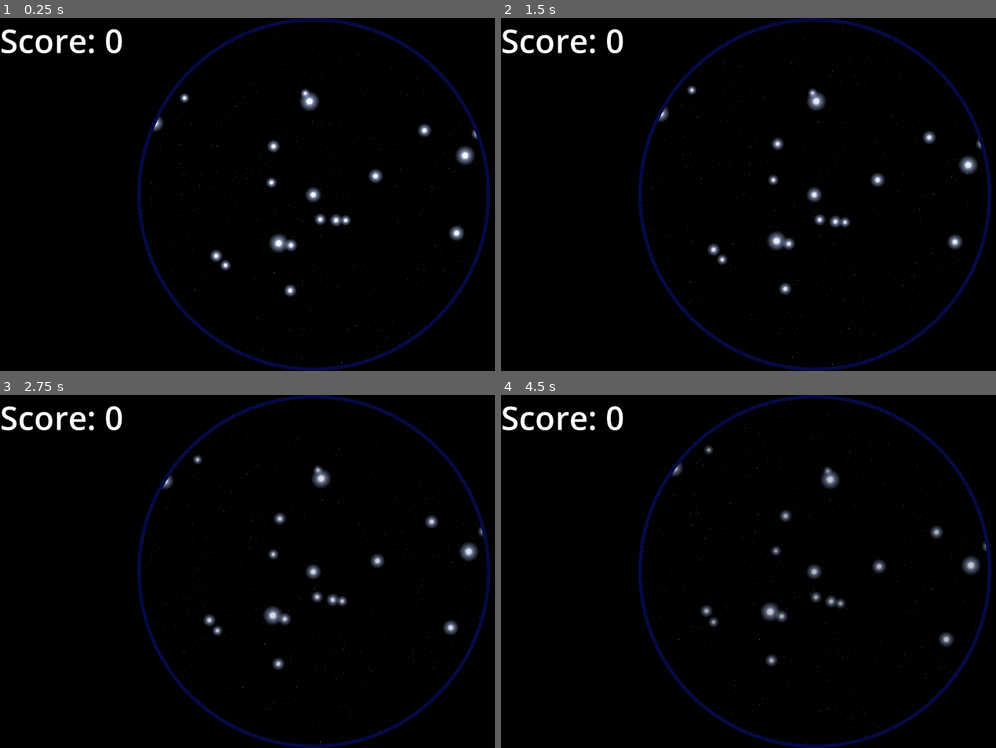
Above: before the commit, frames 1-4 (two rows, left to right).
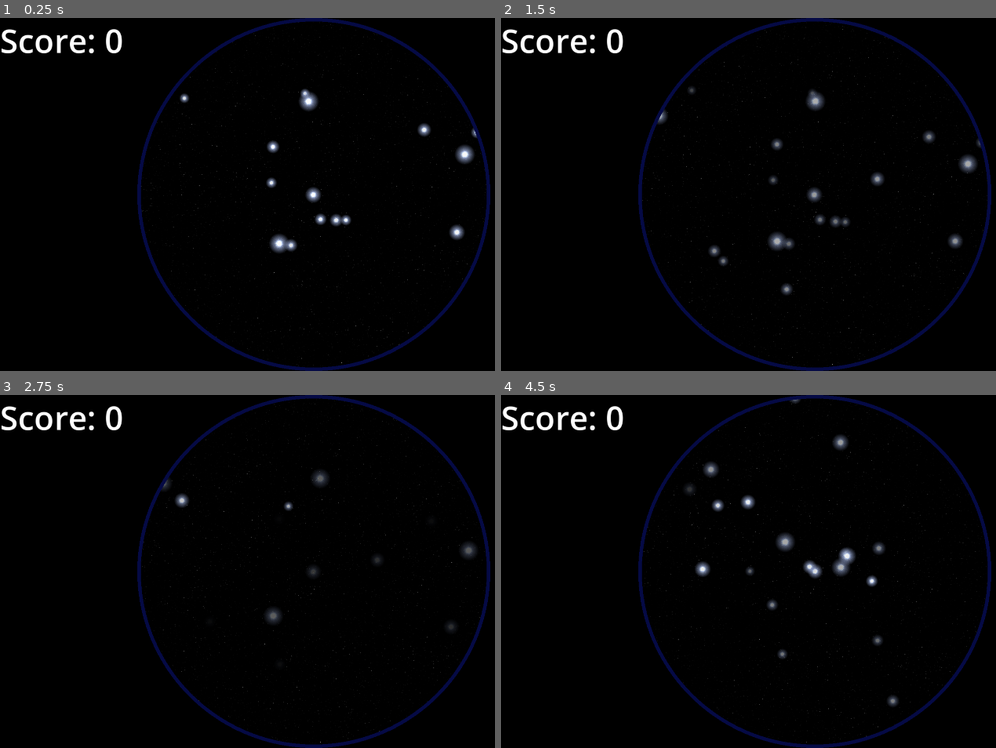
Above: after the commit, the same moments.

Repository: Courey/gcn-interactive-demo
Game: Godot game, scene res://main.tscn
The game is run twice, just before and just after one commit, with the same random seed, the same clock (stepped at 60 frames per second) and the same inputs.
Inputs:
- Up to frame 1 (0.25 s): no input
- Up to frame 2 (1.5 s): no input
- Up to frame 3 (2.75 s): no input
- Up to frame 4 (4.5 s): no input

The runs differ from the first frame. In frame 1, 0.6% of the frame differs, in the area x 30-97%, y 20-79%; in frame 2, 1.0%; in frame 3, 1.5%; in frame 4, 2.5%, in the area x 34-99%, y 1-89%.

Commit message:
Add collision boundary to game scene

Diff:
--- a/event.gd
+++ b/event.gd
@@ -5,16 +5,19 @@
 
 @export var location: Vector2
 @export var points: int = 10
+@export var decay_rate = 5
 
 @onready var decay_timer = $DecayTimer
 @onready var sprite = $Sprite2D as Sprite2D
 
 
+
 func _ready() -> void:
 	global_position = location
-	decay_timer.wait_time = 1
+	decay_timer.wait_time = 1 # Decay rate happens at a per second rate
 	var tween = create_tween()
-	tween.tween_property(self, "modulate:a", 0, decay_timer.wait_time * points)
+	# This rate could probably be better defined
+	tween.tween_property(self, "modulate:a", 0, (decay_timer.wait_time / decay_rate) * points)
 	decay_timer.start()
 	sprite.scale *= float(points / 20.0) #?
 
@@ -22,20 +25,25 @@
 func _process(_delta: float) -> void:
 	if global_position.x < 0:
 		queue_free()
-	if points == 0:
+	if points <= 0:
 		queue_free()
 
 
-func _on_event_area_area_entered(area: Area2D) -> void:
-	var player = area.get_parent().get_parent()
-	player_over.emit(self, player)
+
+func _on_decay_timer_timeout() -> void:
+	points -= decay_rate
+	decay_timer.start()
 
 
-func _on_event_area_area_exited(area: Area2D) -> void:
-	var player = area.get_parent().get_parent()
-	player_exited.emit(self, player)
-
-
-func _on_decay_timer_timeout() -> void:
-	points -= 1
-	decay_timer.start()
+func _on_event_area_body_entered(body: Node2D) -> void:
+	#print(body.name)
+	if body.name == "Target":
+		var player = body.get_parent()#.get_parent()
+		player_over.emit(self, player)
+#
+#
+func _on_event_area_body_exited(body: Node2D) -> void:
+	#print(body.name)
+	if body.name == "Target":
+		var player = body.get_parent()#.get_parent()
+		player_exited.emit(self, player)
--- a/event.tscn
+++ b/event.tscn
@@ -13,6 +13,7 @@
 
 [node name="EventArea" type="Area2D" parent="."]
 collision_layer = 0
+collision_mask = 2
 
 [node name="CollisionShape2D" type="CollisionShape2D" parent="EventArea"]
 material = SubResource("CanvasItemMaterial_mri8j")
@@ -24,6 +25,6 @@
 [node name="Sprite2D" type="Sprite2D" parent="."]
 texture = ExtResource("2_ruury")
 
-[connection signal="area_entered" from="EventArea" to="." method="_on_event_area_area_entered"]
-[connection signal="area_exited" from="EventArea" to="." method="_on_event_area_area_exited"]
+[connection signal="body_entered" from="EventArea" to="." method="_on_event_area_body_entered"]
+[connection signal="body_exited" from="EventArea" to="." method="_on_event_area_body_exited"]
 [connection signal="timeout" from="DecayTimer" to="." method="_on_decay_timer_timeout"]
--- a/main.gd
+++ b/main.gd
@@ -18,14 +18,16 @@
 @onready var Players = $Players
 @onready var RotatingStarField = $RotatingStarField
 
-var target_map:Dictionary = {}
+var target_map: Dictionary = {}
+var scores: Dictionary = {}
 
 func _ready():
 	randomize()
 
 	for player in Players.get_children():
-		player.initialize_with_set_values()
+		#player.initialize_with_set_values()
 		target_map[player.name] = []
+		scores[player.name] = 0
 		player.connect("observe", _on_player_observe)
 
 	Global.ROTATION_AXIS = OFFSET_MAP[SELECTED_OFFSET]
@@ -33,8 +35,6 @@
 
 	Events.position = Global.ROTATION_AXIS
 
-	for i in range(EVENTS_LIMIT):
-		create_new_event()
 
 
 func _process(delta: float) -> void:
@@ -44,6 +44,11 @@
 	ScoreLabel.text = "Score: " + str(score)
 	if (len(Events.get_children()) < EVENTS_LIMIT):
 		create_new_event()
+	score = scores.values().reduce(sum, 0)
+
+
+func sum(accum, number):
+	return accum + number
 
 
 func create_new_event():
@@ -73,8 +78,7 @@
 
 func _on_player_observe(player:Player):
 	for event in target_map[player.name]:
-		score += player.sensitivity
-		#event.points -= player.sensitivity
+		scores[player.name] += player.sensitivity * event.decay_rate # Does this make sense?
 	player.sensitivity_timer.start()
 
 func rotate_observing_players(rotation_speed):
--- a/main.tscn
+++ b/main.tscn
@@ -25,7 +25,7 @@
 [node name="Player1" parent="Players" instance=ExtResource("2_h2yge")]
 active = true
 player_color = Color(0.792157, 0, 0, 1)
-start_position = Vector2(975, 1074)
+start_position = Vector2(975, 1073)
 observation_area = Vector2(150, 50)
 
 [node name="Player2" parent="Players" instance=ExtResource("2_h2yge")]
@@ -36,7 +36,7 @@
 [node name="Player3" parent="Players" instance=ExtResource("2_h2yge")]
 rotation = 3.14159
 input_prefix = "p3"
-start_position = Vector2(975, 0)
+start_position = Vector2(975, 2)
 
 [node name="Player4" parent="Players" instance=ExtResource("2_h2yge")]
 rotation = -1.5708
@@ -54,3 +54,11 @@
 offset_bottom = 230.0
 text = "Score:"
 label_settings = SubResource("LabelSettings_lquwl")
+
+[node name="StaticBody2D" type="StaticBody2D" parent="."]
+
+[node name="CollisionPolygon2D" type="CollisionPolygon2D" parent="StaticBody2D"]
+visible = false
+position = Vector2(2, 0)
+build_mode = 1
+polygon = PackedVector2Array(960, -6, 1070, 4, 1183, 40, 1286, 98, 1363, 169, 1434, 268, 1477, 373, 1503, 454, 1503, 540, 1488, 675, 1447, 778, 1344, 934, 1282, 984, 1209, 1035, 1151, 1054, 1074, 1074, 969, 1082, 862, 1076, 765, 1057, 682, 1012, 604, 960, 527, 876, 478, 804, 431, 696, 400, 540, 416, 448, 448, 338, 493, 259, 547, 178, 624, 115, 684, 68, 783, 26)
--- a/player.gd
+++ b/player.gd
@@ -7,14 +7,14 @@
 
 # "Player Stats:
 @export var slew_speed := 300.0
-@export var sensitivity := 1 # Points drained from events per second of observation
+@export var sensitivity := 1
 @export var observation_area = Vector2.ZERO
 
 
-@onready var target = $Target
+@onready var target = $Target as CharacterBody2D
 @onready var light_cone = $LightCone
-@onready var collision_shape = $Target/TargetFocus/CollisionShape2D
-@onready var target_shader = $Target/TargetFocus/CollisionShape2D.material as ShaderMaterial
+@onready var collision_shape = $Target/CollisionShape2D
+@onready var target_shader = $Target/CollisionShape2D.material as ShaderMaterial
 @onready var timer = $InactiveTimeout as Timer
 @onready var sensitivity_timer = $SensitivityTimer as Timer
 
@@ -43,10 +43,6 @@
 
 
 
-func initialize_with_set_values(): # Do we need this?
-	pass
-
-
 func _input(event):
 	if (event.is_action_pressed(input_prefix + "_select")):
 		# Enable player
@@ -59,8 +55,8 @@
 			abort.emit(self)
 		else:
 			is_observing = true
+			observe.emit(self)
 			sensitivity_timer.start()
-			#observe.emit(self)
 		target_shader.set_shader_parameter('is_observing', is_observing)
 
 
@@ -70,24 +66,22 @@
 
 
 func _process(delta):
+	light_cone.polygon = draw_arms()
+
+func _physics_process(delta: float) -> void:
 	if (!active):
-		light_cone.modulate.a = .2
 		return
-
+	# Move target relative to player position
 	if !is_observing:
-		var move_input = Vector2(
+		target.velocity = Vector2(
 			Input.get_action_strength(input_prefix + "_right")
 			- Input.get_action_strength(input_prefix + "_left"),
 			Input.get_action_strength(input_prefix + "_down")
 			- Input.get_action_strength(input_prefix + "_up")
-		)
-
-		# Move target relative to player position
-		var new_target_pos:Vector2 = target.position + move_input * slew_speed * delta
-		target.position = new_target_pos
-
-	light_cone.polygon = draw_arms()
-	#light_cone.rotation = rotation
+		) * slew_speed
+	else:
+		target.velocity = Vector2.ZERO
+	target.move_and_slide()
 
 
 
@@ -137,7 +131,7 @@
 
 func _on_inactive_timeout_timeout() -> void:
 	active = false
-	target.global_position = start_position
+	target.position = start_position
 	light_cone.polygon = draw_arms()
 
 
--- a/player.tscn
+++ b/player.tscn
@@ -26,14 +26,15 @@
 
 [node name="LightCone" type="Polygon2D" parent="."]
 
-[node name="Target" type="Node2D" parent="."]
+[node name="Target" type="CharacterBody2D" parent="."]
+collision_layer = 2
 
-[node name="TargetFocus" type="Area2D" parent="Target"]
-
-[node name="CollisionShape2D" type="CollisionShape2D" parent="Target/TargetFocus"]
+[node name="CollisionShape2D" type="CollisionShape2D" parent="Target"]
 material = SubResource("ShaderMaterial_i3pqv")
 shape = SubResource("RectangleShape2D_hqtel")
 debug_color = Color(0, 0.588235, 0.686275, 0.529412)
+
+[node name="DetectionNode" type="Node2D" parent="Target"]
 
 [node name="InactiveTimeout" type="Timer" parent="."]
 wait_time = 30.0
Not shown, added: export_presets.cfg
